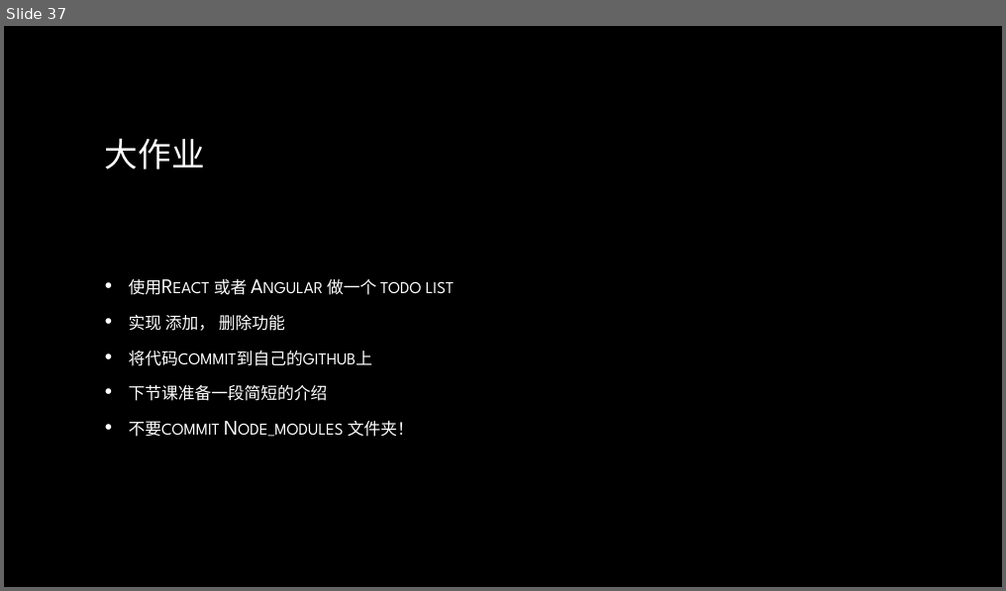
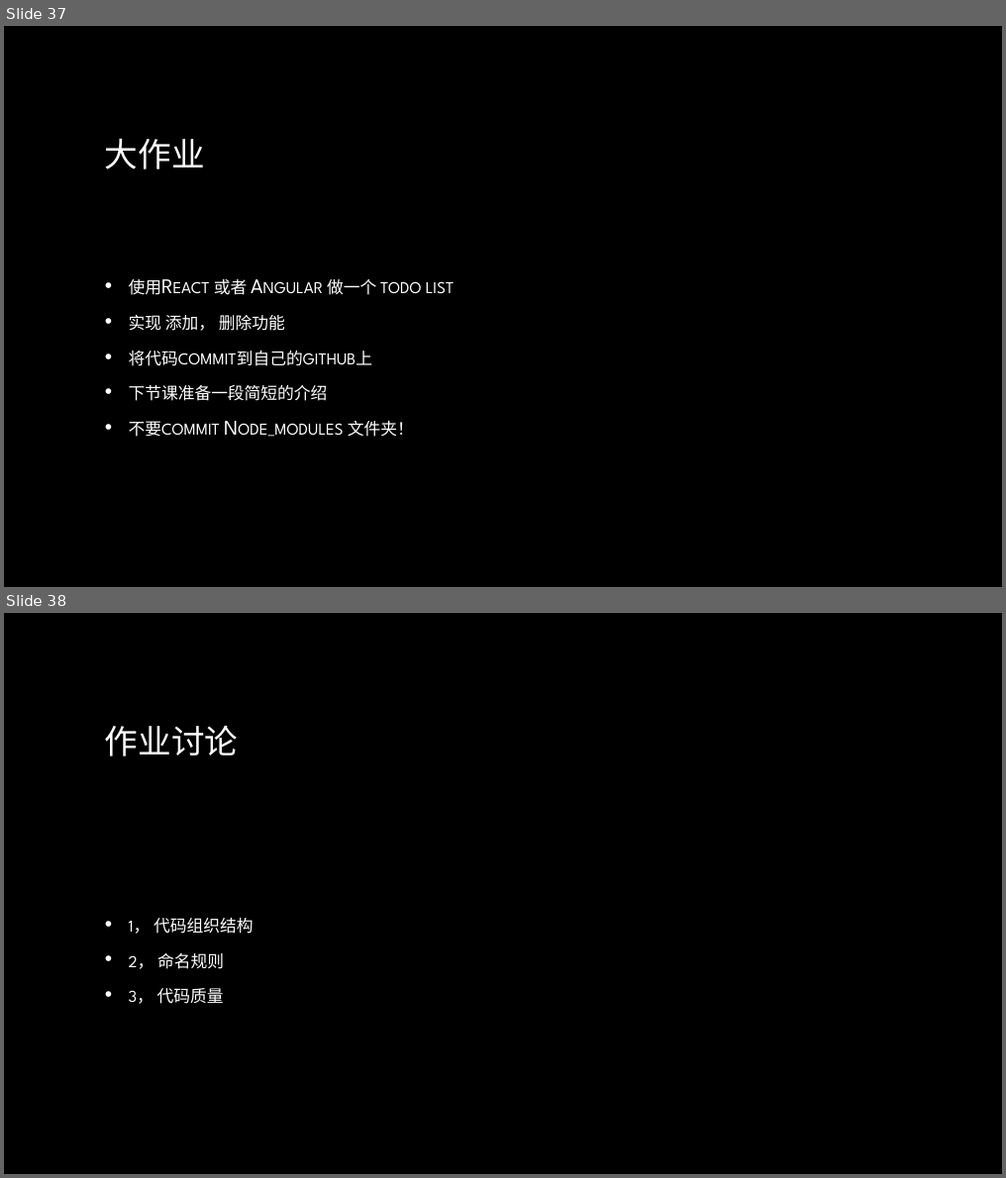
Before and after one commit to lee813/ECVFrontend, a slide deck: 前端课程.pptx. Shown one above the other, each under a label of ours: slide 37 before the commit, slides 37 and 38 after it. The pictures are 1006x591 and 1006x1178 pixels, drawn with LibreOffice and Linux fonts; fonts in the diff are those of the drawing; background and template pictures are left out. Boxes give left, top, right and bottom in pixels: in the first picture for what was removed or moved away, otherwise in the second. Text is boxed around its words. In the diff, an @@ line names an element or a change of style, - is before the commit and + after.

```diff
--- a/前端课程.pptx
+++ b/前端课程.pptx
@@ slide 38 added at [4, 613, 1002, 1174], background picture (left out) @@
@@ title added at [105, 725, 238, 757], 32 pt, text gradient #FFFFFF to #A6A6A6 @@
+作业讨论
@@ text added at [129, 918, 252, 1004], 20 pt, text gradient #FFFFFF to #BFBFBF, small capitals @@
+• 1， 代码组织结构
+• 2， 命名规则
+• 3， 代码质量
```
Also in this commit, not shown: 6 other slides added.
